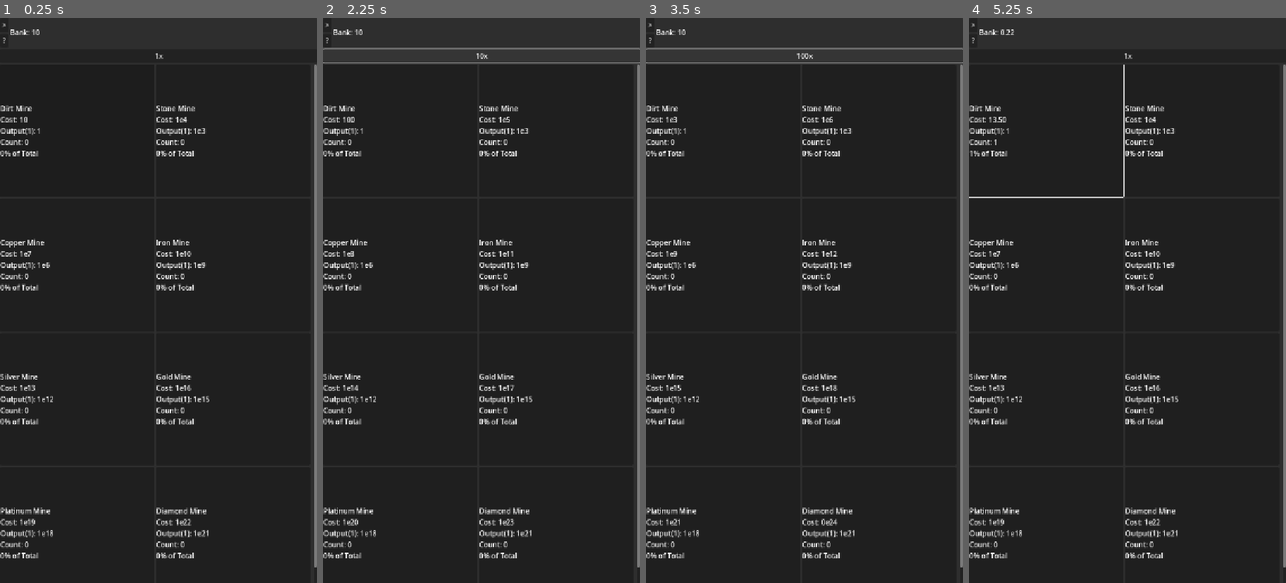
Above: before the commit, frames 1-4 (left to right).
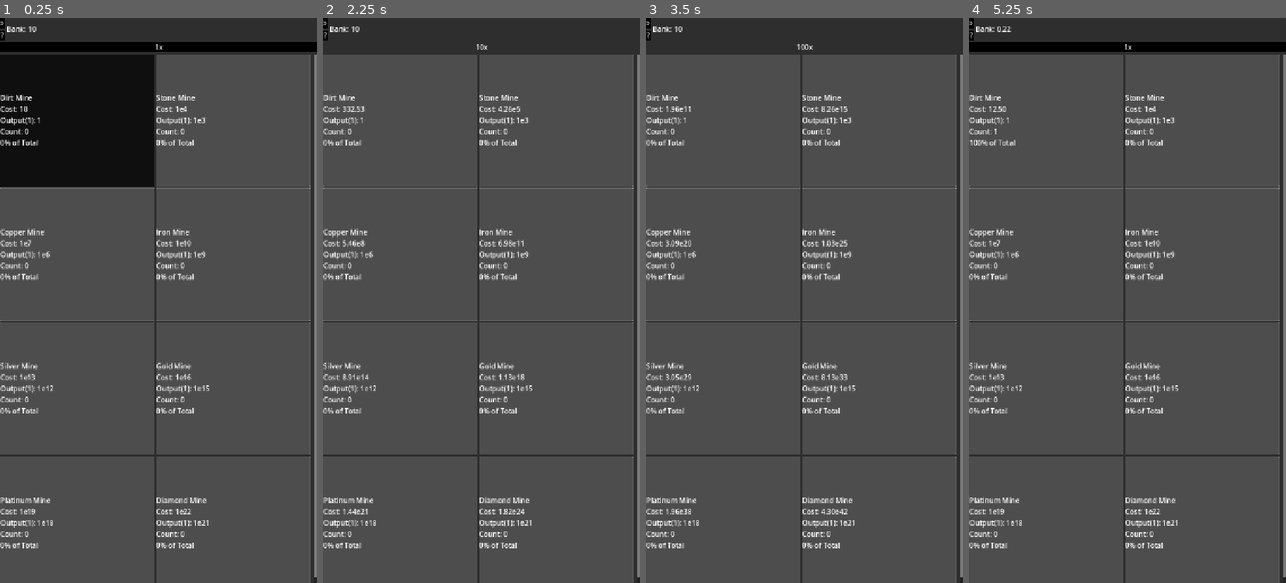
Above: after the commit, the same moments.

Repository: DylanBulfin/IncrementalGameP3
Game: Godot game, scene res://incremental_game.tscn
The game is run twice, just before and just after one commit, with the same random seed, the same clock (stepped at 60 frames per second) and the same inputs.
Inputs (mouse positions are in pixels of both pictures, inside the frame that each line leads up to; where the layout moved, square brackets give the same spot in the first picture):
- Up to frame 1 (0.25 s): no input
- Up to frame 2 (2.25 s): click ">" at 0.5 s; click "?" at 1.25 s; click "1x" at 2 s
- Up to frame 3 (3.5 s): click "10x" at 2.75 s
- Up to frame 4 (5.25 s): click "100x" at 3.5 s; click "1000x" at 4.25 s; click (1045, 119) [1045, 131] at 5 s

The runs differ from the first frame. In frame 1, 81% of the frame differs, in the area x 0-100%, y 0-100%; in frame 2, 88%; in frame 3, 88%; in frame 4, 91%.

Commit message:
Add saving logic, start building out upgrades

Diff:
--- a/header.gd
+++ b/header.gd
@@ -8,4 +8,4 @@
 	update_text()
 
 func update_text() -> void:
-	%HeaderLabel1.text = str("Bank: ", State.format(State.bank))
+	%HeaderLabel1.text = str("Bank: ", Utils.format(State.bank))
--- a/project.godot
+++ b/project.godot
@@ -18,6 +18,8 @@
 [autoload]
 
 State="*res://scripts/state.gd"
+Utils="*res://scripts/utils.gd"
+Saver="*res://scripts/saver.gd"
 
 [debug]
 
@@ -35,6 +37,14 @@
 window/stretch/mode="canvas_items"
 window/stretch/aspect="expand"
 
+[gui]
+
+theme/custom="uid://cpjsd52i33ato"
+
+[input_devices]
+
+pointing/emulate_touch_from_mouse=true
+
 [rendering]
 
 renderer/rendering_method="gl_compatibility"
--- a/resources/entities/facility.gd
+++ b/resources/entities/facility.gd
@@ -50,3 +50,14 @@
 		* count_multi \
 		* upgrades_multi \
 		* materials_multi
+
+func to_dict() -> Dictionary:
+	# Count is the only non-derived field that can change during the game
+	return {"count": count}
+
+func update_from_dict(dict: Dictionary) -> bool:
+	if not "count" in dict:
+		return false
+
+	count = dict["count"]
+	return true
--- a/resources/entities/material.gd
+++ b/resources/entities/material.gd
@@ -6,3 +6,23 @@
 
 var id: int
 @export var title: String
+@export var bank_cost: float
+@export var count: int = 0
+
+# -1 means N/A
+@export var input_material1_id: int = -1
+@export var input_material2_id: int = -1
+
+@export var input_material1_count: int = 0
+@export var input_material2_count: int = 0
+
+func to_dict() -> Dictionary:
+	# Count is the only non-derived field that can change during the game
+	return {"count": count}
+
+func update_from_dict(dict: Dictionary) -> bool:
+	if not "count" in dict:
+		return false
+
+	count = dict["count"]
+	return true
--- a/resources/entities/upgrade.gd
+++ b/resources/entities/upgrade.gd
@@ -1,8 +1,68 @@
 extends Resource
 class_name Upgrade
+
+enum UpgradeType {
+	Facility1,
+	Facility2,
+	Facility3,
+	Facility4,
+	Facility5,
+	Facility6,
+	Facility7,
+	Facility8,
+	AllFacilityOutput,
+	AllFacilityCost,
+
+	CraftingSpeed,
+	CraftingOutput
+}
+
+enum UpgradeCategory {
+	Facilities,
+	Crafting,
+}
 
 @warning_ignore("unused_signal")
 signal upgrade_changed(upgrade: Upgrade)
 
 var id: int
 @export var title: String
+@export var base_cost: float
+@export var type: UpgradeType
+@export var count: int = 0
+
+@export var cost_ratio: float = 10.0
+@export var multiplier: float = 2.0
+
+var category: UpgradeCategory:
+	get:
+		match type:
+			UpgradeType.Facility1,\
+			UpgradeType.Facility2,\
+			UpgradeType.Facility3,\
+			UpgradeType.Facility4,\
+			UpgradeType.Facility5,\
+			UpgradeType.Facility6,\
+			UpgradeType.Facility7,\
+			UpgradeType.Facility8,\
+			UpgradeType.AllFacilityOutput,\
+			UpgradeType.AllFacilityCost:
+				return UpgradeCategory.Facilities
+			UpgradeType.CraftingSpeed,\
+			UpgradeType.CraftingOutput:
+				return UpgradeCategory.Crafting
+			_: breakpoint # Unrecoverable error
+		# Should be unreachable
+		@warning_ignore("int_as_enum_without_match")
+		return -1 as UpgradeCategory
+
+func to_dict() -> Dictionary:
+	# Count is the only non-derived field that can change during the game
+	return {"count": count}
+
+func update_from_dict(dict: Dictionary) -> bool:
+	if not "count" in dict:
+		return false
+
+	count = dict["count"]
+	return true
--- a/resources/game_data.tres
+++ b/resources/game_data.tres
@@ -11,7 +11,7 @@
 title = "Dirt Mine"
 base_cost = 10.0
 base_output = 1.0
-cost_ratio = 1.35
+cost_ratio = 1.25
 count = 0
 tens_multi = 2.0
 hundreds_multi = 20.0
@@ -22,7 +22,7 @@
 title = "Stone Mine"
 base_cost = 10000.0
 base_output = 1000.0
-cost_ratio = 1.4
+cost_ratio = 1.3
 count = 0
 tens_multi = 2.0
 hundreds_multi = 20.0
@@ -33,7 +33,7 @@
 title = "Copper Mine"
 base_cost = 1e+07
 base_output = 1e+06
-cost_ratio = 1.45
+cost_ratio = 1.35
 count = 0
 tens_multi = 2.0
 hundreds_multi = 20.0
@@ -44,7 +44,7 @@
 title = "Iron Mine"
 base_cost = 1e+10
 base_output = 1e+09
-cost_ratio = 1.5
+cost_ratio = 1.4
 count = 0
 tens_multi = 2.0
 hundreds_multi = 20.0
@@ -55,7 +55,7 @@
 title = "Silver Mine"
 base_cost = 1e+13
 base_output = 1e+12
-cost_ratio = 1.55
+cost_ratio = 1.45
 count = 0
 tens_multi = 2.0
 hundreds_multi = 20.0
@@ -66,7 +66,7 @@
 title = "Gold Mine"
 base_cost = 1e+16
 base_output = 1e+15
-cost_ratio = 1.6
+cost_ratio = 1.5
 count = 0
 tens_multi = 2.0
 hundreds_multi = 20.0
@@ -77,7 +77,7 @@
 title = "Platinum Mine"
 base_cost = 1e+19
 base_output = 1e+18
-cost_ratio = 1.65
+cost_ratio = 1.55
 count = 0
 tens_multi = 2.0
 hundreds_multi = 20.0
@@ -88,7 +88,7 @@
 title = "Diamond Mine"
 base_cost = 1e+22
 base_output = 1e+21
-cost_ratio = 1.7
+cost_ratio = 1.6
 count = 0
 tens_multi = 2.0
 hundreds_multi = 20.0
--- /dev/null
+++ b/resources/theme/base_theme.tres
@@ -0,0 +1,13 @@
+[gd_resource type="Theme" load_steps=5 format=3 uid="uid://cpjsd52i33ato"]
+
+[ext_resource type="StyleBox" uid="uid://dnb5v808oimnr" path="res://resources/theme/boxes/button/disabled.tres" id="1_k3iri"]
+[ext_resource type="StyleBox" uid="uid://nhvmpx3s4dh5" path="res://resources/theme/boxes/button/focused.tres" id="2_2hkv3"]
+[ext_resource type="StyleBox" uid="uid://d0y8nk1rw27ha" path="res://resources/theme/boxes/button/normal.tres" id="3_7kpiq"]
+[ext_resource type="StyleBox" uid="uid://dtq1l3m7v5nxt" path="res://resources/theme/boxes/button/pressed.tres" id="4_f1f8l"]
+
+[resource]
+Button/styles/disabled = ExtResource("1_k3iri")
+Button/styles/focus = ExtResource("2_2hkv3")
+Button/styles/hover = ExtResource("2_2hkv3")
+Button/styles/normal = ExtResource("3_7kpiq")
+Button/styles/pressed = ExtResource("4_f1f8l")
--- /dev/null
+++ b/resources/theme/boxes/button/disabled.tres
@@ -0,0 +1,3 @@
+[gd_resource type="StyleBoxFlat" format=3 uid="uid://dnb5v808oimnr"]
+
+[resource]
--- /dev/null
+++ b/resources/theme/boxes/button/focused.tres
@@ -0,0 +1,4 @@
+[gd_resource type="StyleBoxFlat" format=3 uid="uid://nhvmpx3s4dh5"]
+
+[resource]
+bg_color = Color(0.6, 0.6, 0.6, 0)
--- /dev/null
+++ b/resources/theme/boxes/button/normal.tres
@@ -0,0 +1,4 @@
+[gd_resource type="StyleBoxFlat" format=3 uid="uid://d0y8nk1rw27ha"]
+
+[resource]
+bg_color = Color(0, 0, 0, 1)
--- /dev/null
+++ b/resources/theme/boxes/button/pressed.tres
@@ -0,0 +1,4 @@
+[gd_resource type="StyleBoxFlat" format=3 uid="uid://dtq1l3m7v5nxt"]
+
+[resource]
+bg_color = Color(0.362829, 0.362829, 0.362829, 1)
--- a/scenes/components/facility_button.gd
+++ b/scenes/components/facility_button.gd
@@ -22,8 +22,8 @@
 	if base:
 		%Content.text = str(
 			base.title, "\n",
-			"Cost: ", State.format(base.cost * buy_count), "\n",
-			"Output(1): ", State.format(base.output), "\n",
-			"Count: ", State.format(base.count), "\n",
-			State.format(base.percent), "% of Total"
+			"Cost: ", Utils.format(Utils.get_total_cost(base, buy_count)), "\n",
+			"Output(1): ", Utils.format(base.output), "\n",
+			"Count: ", Utils.format(base.count), "\n",
+			Utils.format(base.percent), "% of Total"
 		)
--- a/scenes/screens/facility_screen.gd
+++ b/scenes/screens/facility_screen.gd
@@ -21,7 +21,9 @@
 		nodes.append(node)
 		%FacilityContainer.add_child(node)
 
+	group.allow_unpress = true
 	group.pressed.connect(_on_facility_button_pressed)
+
 	%BuyCountButton.pressed.connect(_on_buy_count_button_pressed)
 	State.bank_changed.connect(_on_bank_changed)
 	update_disabled_all()
@@ -35,6 +37,9 @@
 func _on_facility_button_pressed(button: BaseButton) -> void:
 	try_buy_count(button.base, buy_count)
 
+	# This prevents a button from staying in the pressed state forever
+	button.set_pressed_no_signal(false)
+
 func _on_buy_count_button_pressed() -> void:
 	increment_buy_count()
 
@@ -42,13 +47,10 @@
 	update_disabled_all()
 
 func try_buy_count(facility: Facility, count: int) -> void:
-	var total_cost: float = calculate_total_cost(facility, count)
+	var total_cost: float = Utils.get_total_cost(facility, count)
 	if State.try_debit_bank(total_cost):
 		State.add_facility_count(facility.id, count)
 		update_disabled(facility.id)
-
-func calculate_total_cost(facility: Facility, count: int) -> float:
-	return facility.cost * ((facility.cost_ratio ** count) - 1) / (facility.cost_ratio - 1)
 
 func increment_buy_count() -> void:
 	match buy_count:
@@ -74,15 +76,15 @@
 		total_output += output
 
 	for i: int in range(len(State.facilities)):
-		var percent: float = outputs[i] / total_output
+		var percent: float = 100 * outputs[i] / total_output
 		if is_nan(percent): percent = 0.0
 		State.set_facility_percent(i, percent)
 
 	State.credit_bank(total_output)
 
 func update_disabled(id: int) -> void:
-	nodes[id].disabled = State.bank < calculate_total_cost(nodes[id].base, buy_count)
+	nodes[id].disabled = State.bank < Utils.get_total_cost(nodes[id].base, buy_count)
 
 func update_disabled_all() -> void:
 	for node: Node in nodes:
-		node.disabled = State.bank < calculate_total_cost(node.base, buy_count)
+		node.disabled = State.bank < Utils.get_total_cost(node.base, buy_count)
--- /dev/null
+++ b/scripts/saver.gd
@@ -0,0 +1,46 @@
+extends Node
+
+const collections_to_save: Array[String] = \
+[
+	"facilities",
+	"upgrades",
+	"materials"
+]
+
+func save_file(path: String) -> void:
+	if FileAccess.file_exists(path):
+		DirAccess.remove_absolute(path)
+
+	var file: FileAccess = FileAccess.open(path, FileAccess.WRITE)
+
+	var dict: Dictionary = {
+		"bank": State.bank
+	}
+	for collection_name: String in collections_to_save:
+		dict[collection_name] = State[collection_name].map(func(d: Resource) -> Dictionary: return d.to_dict())
+
+	file.store_line(JSON.stringify(dict))
+	file.close()
+
+func load_file(path: String) -> bool:
+	if not FileAccess.file_exists(path):
+		return false
+
+	var file: FileAccess = FileAccess.open(path, FileAccess.READ)
+
+	var dict: Dictionary = JSON.parse_string(file.get_as_text())
+
+	for collection_name: String in collections_to_save:
+		var collection: Array = dict[collection_name]
+
+		for i: int in range(len(collection)):
+			var entity_data: Dictionary = collection[i]
+			var entity: Variant = State[collection_name][i]
+
+			for field: String in entity_data.keys():
+				entity.update_from_dict(entity_data)
+
+	file.store_line(JSON.stringify(dict))
+	file.close()
+
+	return true
--- a/scripts/state.gd
+++ b/scripts/state.gd
@@ -1,7 +1,7 @@
 extends Node
 
 # Global non-Resource variables, signals, and helpers
-var bank: float = 1.0
+var bank: float
 signal bank_changed(bank: float)
 func try_debit_bank(amount: float) -> bool:
 	if bank >= amount:
@@ -26,6 +26,12 @@
 var upgrades: Array[Upgrade]
 var materials: Array[CMaterial]
 
+func update_entities(collection_name: String, dicts: Array[Dictionary]) -> void:
+	var collection: Array = self[collection_name]
+
+	for i: int in range(len(collection)):
+		collection[i].update_from_dict(dicts[i])
+
 func _ready() -> void:
 	var data: GameData = preload("res://resources/game_data.tres")
 	screens = data.screens
@@ -40,41 +46,20 @@
 	for i: int in len(materials): materials[i].id = i
 
 	# Make sure user has enough for first building
-	bank = facilities[0].cost
+	if bank < facilities[0].cost:
+		bank = facilities[0].cost
 
 
-func format(num: float) -> String:
-	const fstr: String = "%.2f"
-	if is_nan(num) or is_inf(num):
-		return str(num)
-	elif num < 1000:
-		var num_str: String = fstr % num
-		if num_str.substr(len(num_str) - 2) == "00":
-			# Show as integer
-			return "%d" % num
-		else:
-			return num_str
-	else:
-		var power: float = floor(log(abs(num)) / log(10))
-		var dec: float = num / (10 ** power)
+	Saver.load_file("user://save.json")
 
-		var dec_str: String = fstr % dec
+	# Disable default quit behavior
+	get_tree().set_auto_accept_quit(false)
 
-		# Floating point arithmetic is gross
-		if dec_str[0] == '0':
-			# Less than 1, adjust
-			power -= 1
-			dec *= 10
-		if len(dec_str) == 5:
-			# Greater than 10, adjust
-			power += 1
-			dec /= 10
-
-		# Update
-		dec_str = fstr % dec
-
-		if dec_str.substr(len(dec_str) - 2) == "00":
-			# Show as integer
-			return str("%d" % dec, "e%d" % power)
-		else:
-			return str(dec_str, "e%d" % power)
+func _notification(what: int) -> void:
+	if what == NOTIFICATION_WM_CLOSE_REQUEST:
+		# Request to close on desktop/web
+		Saver.save_file("user://save.json")
+		get_tree().quit()
+	if what == NOTIFICATION_APPLICATION_PAUSED:
+		# Mobile app backgrounded
+		Saver.save_file("user://save.json")
--- /dev/null
+++ b/scripts/utils.gd
@@ -0,0 +1,41 @@
+extends Node
+
+
+func format(num: float) -> String:
+	const fstr: String = "%.2f"
+	if is_nan(num) or is_inf(num):
+		return str(num)
+	elif num < 1000:
+		var num_str: String = fstr % num
+		if num_str.substr(len(num_str) - 2) == "00":
+			# Show as integer
+			return "%d" % num
+		else:
+			return num_str
+	else:
+		var power: float = floor(log(abs(num)) / log(10))
+		var dec: float = num / (10 ** power)
+
+		var dec_str: String = fstr % dec
+
+		# Floating point arithmetic is gross
+		if dec_str[0] == '0':
+			# Less than 1, adjust
+			power -= 1
+			dec *= 10
+		if len(dec_str) == 5:
+			# Greater than 10, adjust
+			power += 1
+			dec /= 10
+
+		# Update
+		dec_str = fstr % dec
+
+		if dec_str.substr(len(dec_str) - 2) == "00":
+			# Show as integer
+			return str("%d" % dec, "e%d" % power)
+		else:
+			return str(dec_str, "e%d" % power)
+
+func get_total_cost(facility: Facility, count: int) -> float:
+	return facility.cost * ((facility.cost_ratio ** count) - 1) / (facility.cost_ratio - 1)
Not shown, added: scripts/saver.gd.uid
Not shown, added: scripts/utils.gd.uid
